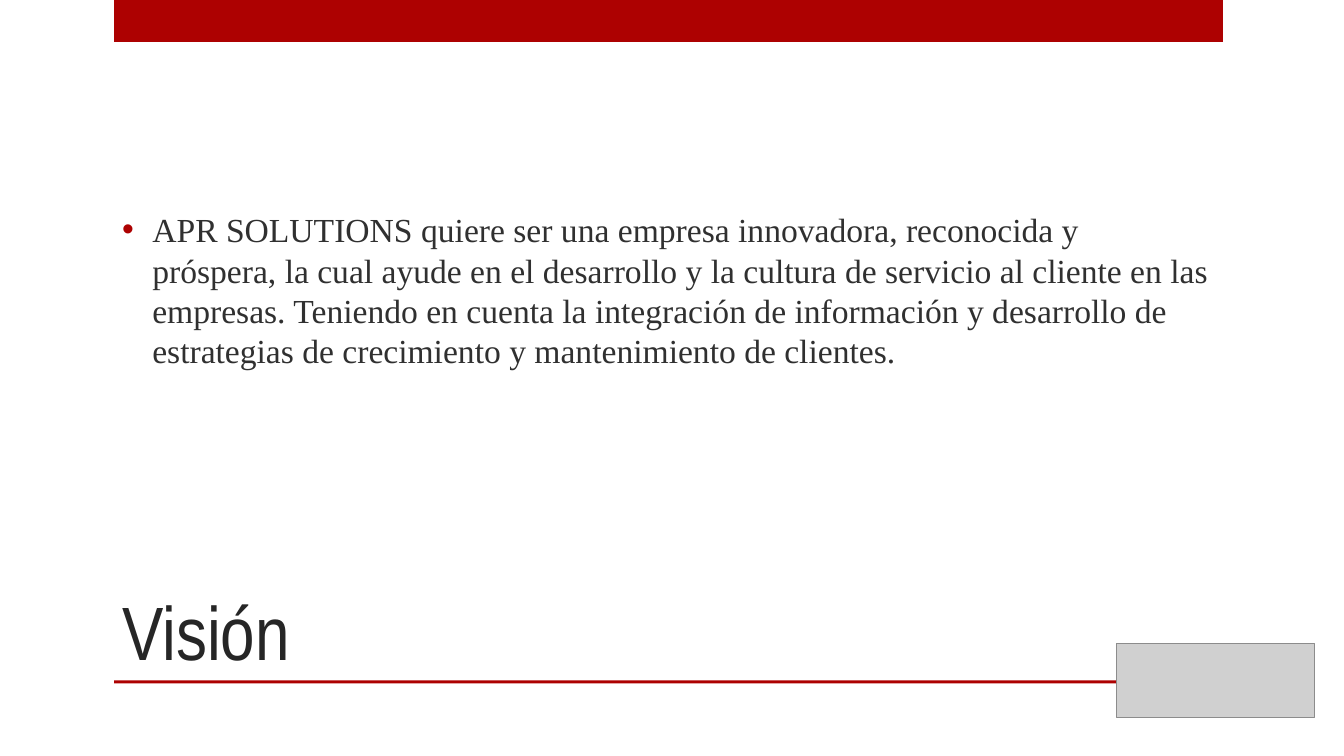
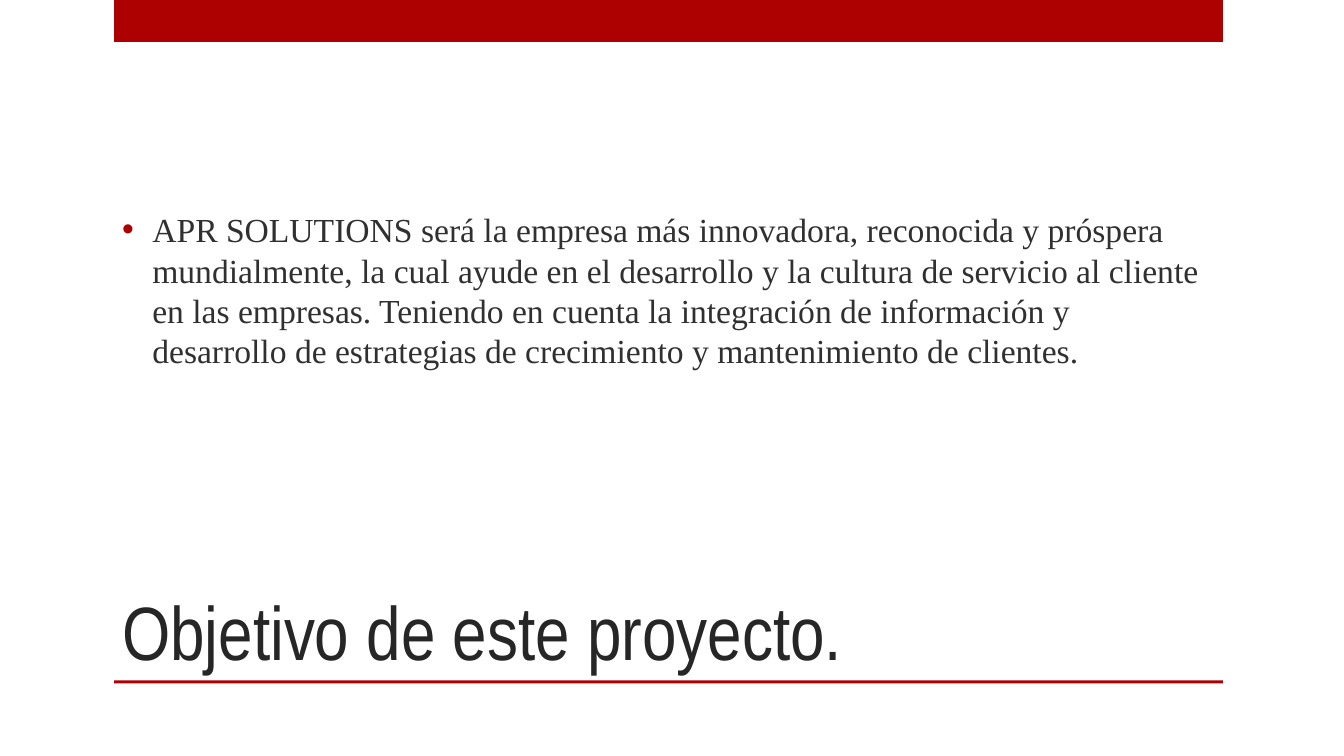
Before and after one commit to Manny2296/AE-APRSOLUTIONSS, a slide deck: slide 3 of co.AE_APRSOLUTIONSS/Presentation/APR Solutionss presentacion.pptx (slide 4 before the commit). Drawn at 1344x756 pixels with LibreOffice and Linux fonts; fonts in the diff are those of the drawing; grey boxes stand for pictures; background and template pictures are left out. Boxes give left, top, right and bottom in pixels: in the first picture for what was removed or moved away, otherwise in the second. Text is boxed around its words. In the diff, an @@ line names an element or a change of style, - is before the commit and + after.

```diff
--- a/co.AE_APRSOLUTIONSS/Presentation/APR Solutionss presentacion.pptx
+++ b/co.AE_APRSOLUTIONSS/Presentation/APR Solutionss presentacion.pptx
@@ text at (x1=152, y1=218, x2=1198, y2=370): text changed @@
-• APR SOLUTIONS quiere ser una empresa innovadora, reconocida y próspera, la cual ayude en el desarrollo y la cultura de servicio al cliente en las empresas. Teniendo en cuenta la integración de información y desarrollo de estrategias de crecimiento y mantenimiento de clientes.
+• APR SOLUTIONS será la empresa más innovadora, reconocida y próspera mundialmente, la cual ayude en el desarrollo y la cultura de servicio al cliente en las empresas. Teniendo en cuenta la integración de información y desarrollo de estrategias de crecimiento y mantenimiento de clientes.
@@ title at (x1=122, y1=605, x2=842, y2=675): text changed @@
-Visión
+Objetivo de este proyecto.
@@ picture removed at (x1=1117, y1=643, x2=1315, y2=718) @@
```
Also in this commit, not shown: 4 other slides changed, 4 slides added, 2 slides removed, 35 other files.
